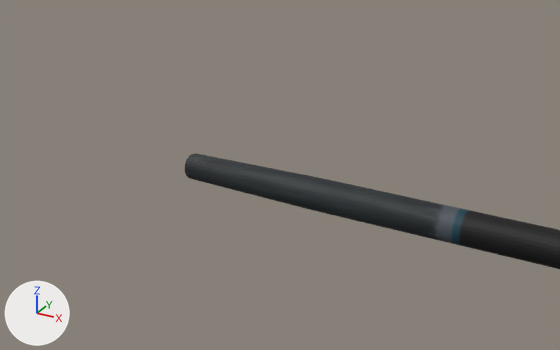
A saved change to the FBX model Assets/Models/halberd.fbx.
Rendered twice from a 50 mm camera at (-0.0048, -0.0667, 0.0346) aimed at (-0.0444, 0.0053, -0.0014). Arrows for +X, +Y and +Z are at lower left; the lights stay in place. Where no turn or scale is listed for an object, it has been applied to the vertices.

Before the edit, the objects in view are built like this:
```python
me_cylinder = bpy.data.meshes.new('Cylinder')
me_cylinder.from_pydata(...)  # 352 vertices, 322 faces; spans x -0.0531..0.0748, y -0.0018..0.0018, z -0.0018..0.0018
me_cylinder.materials.append(mat_none__handle)  # picture img_handle_png
ob_cylinder = bpy.data.objects.new('Cylinder', me_cylinder)
ob_cylinder.location = (0.0, 0.0, 0.0)
```
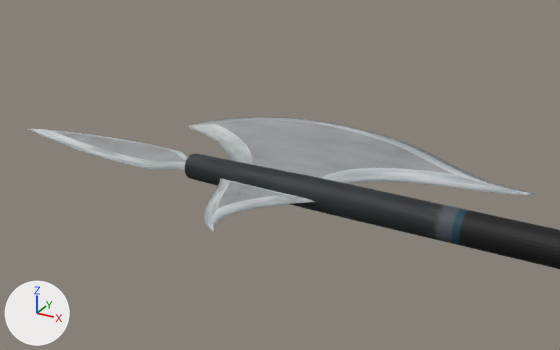
Boxes [x1, y1, x2, y2] around the edits, measured in the pictures (560 x 350 px):
'BezierCurve_002', added: after [185, 117, 534, 195]
    faces in mat_none__seeemless_metalside_jpg (picture img_seeemless_metalside_jpg): [218, 120, 452, 178]
    faces in mat_none__seeemless_metalblade_jpg (picture img_seeemless_metalblade_jpg): [185, 117, 534, 195]
'BezierCurve_001', added: after [27, 128, 189, 170]
    faces in mat_none__seeemless_metalblade_jpg (picture img_seeemless_metalblade_jpg): [27, 128, 189, 170]
    faces in mat_none__seeemless_metalside_jpg (picture img_seeemless_metalside_jpg): [57, 132, 186, 163]
'BezierCurve', added: after [204, 179, 315, 232]
    faces in mat_none__seeemless_metalblade_jpg (picture img_seeemless_metalblade_jpg): [204, 179, 315, 232]
    faces in mat_none__seeemless_metalside_jpg (picture img_seeemless_metalside_jpg): [218, 182, 283, 208]

The change, as a list of edits to the scene's bpy script:
```text
Add img_seeemless_metalside_jpg:
    img_seeemless_metalside_jpg = load_image('seeemless metalSide.jpg', '../Images/seeemless metalSide.jpg', 512, 512, 'sRGB')
Add img_seeemless_metalblade_jpg:
    img_seeemless_metalblade_jpg = load_image('seeemless metalblade.jpg', '../Images/seeemless metalblade.jpg', 512, 512, 'sRGB')
Add mat_none__seeemless_metalside_jpg:
    mat_none__seeemless_metalside_jpg = principled_material('None__seeemless_metalSide_jpg')
    mat_none__seeemless_metalside_jpg.texture = img_seeemless_metalside_jpg
    mat_none__seeemless_metalside_jpg.roughness = 0.649
Add mat_none__seeemless_metalblade_jpg:
    mat_none__seeemless_metalblade_jpg = principled_material('None__seeemless_metalblade_jpg')
    mat_none__seeemless_metalblade_jpg.texture = img_seeemless_metalblade_jpg
    mat_none__seeemless_metalblade_jpg.roughness = 0.649
Add me_beziercurve_002:
    me_beziercurve_002.from_pydata(...)  # 257 vertices, 316 faces; spans x -0.0367..0.0075, y -0.0089..0.0107, z -0.0005..0.0005
    # faces by material slot: [80, 236]
    me_beziercurve_002.materials.append(mat_none__seeemless_metalside_jpg)  # picture img_seeemless_metalside_jpg
    me_beziercurve_002.materials.append(mat_none__seeemless_metalblade_jpg)  # picture img_seeemless_metalblade_jpg
Add me_beziercurve:
    me_beziercurve.from_pydata(...)  # 91 vertices, 88 faces; spans x -0.02381..-0.01123, y -0.0225..-0.01128, z -0.00047..0.00047
    # faces by material slot: [2, 86]
    me_beziercurve.materials.append(mat_none__seeemless_metalside_jpg)  # picture img_seeemless_metalside_jpg
    me_beziercurve.materials.append(mat_none__seeemless_metalblade_jpg)  # picture img_seeemless_metalblade_jpg
Add me_beziercurve_001:
    me_beziercurve_001.from_pydata(...)  # 227 vertices, 450 faces; spans x -0.0191..0.0068, y -0.0032..0.0032, z -0.0004..0.0004
    # faces by material slot: [90, 360]
    me_beziercurve_001.materials.append(mat_none__seeemless_metalside_jpg)  # picture img_seeemless_metalside_jpg
    me_beziercurve_001.materials.append(mat_none__seeemless_metalblade_jpg)  # picture img_seeemless_metalblade_jpg
Add ob_beziercurve_002:
    ob_beziercurve_002 = bpy.data.objects.new('BezierCurve_002', me_beziercurve_002)
    ob_beziercurve_002.location = (-0.02451, 0.01, 0.0)
Add ob_beziercurve:
    ob_beziercurve = bpy.data.objects.new('BezierCurve', me_beziercurve)
    ob_beziercurve.location = (-0.02451, 0.01, 0.0)
Add ob_beziercurve_001:
    ob_beziercurve_001 = bpy.data.objects.new('BezierCurve_001', me_beziercurve_001)
    ob_beziercurve_001.location = (-0.05976, 0.0, 0.0)
```
